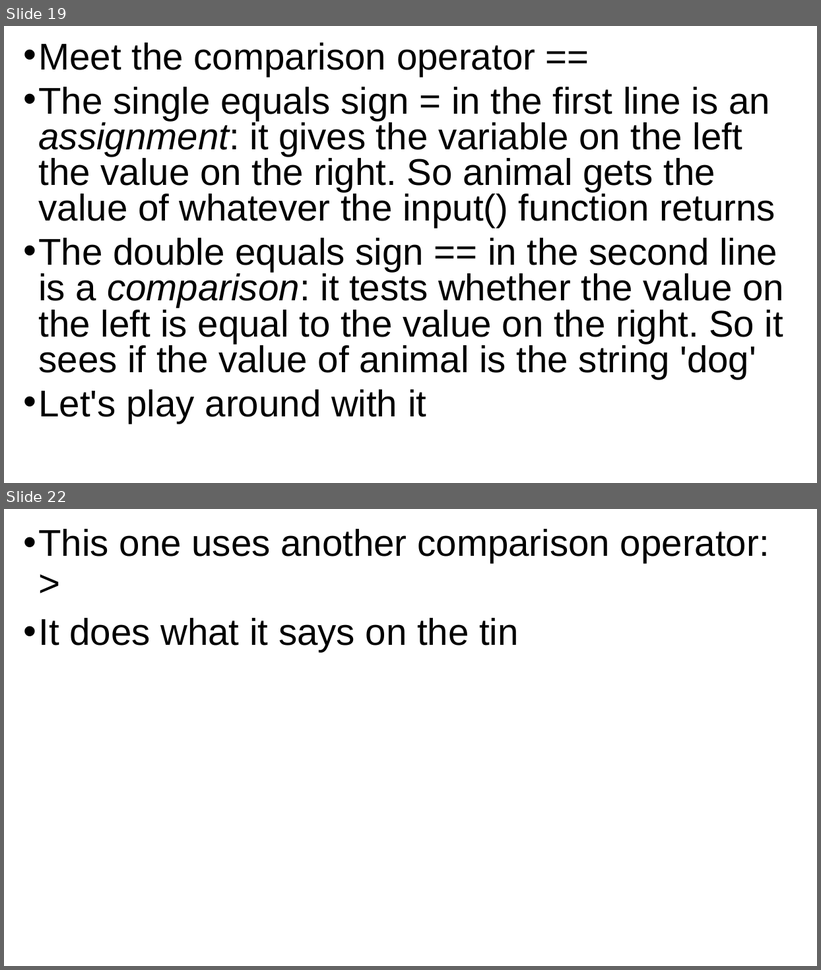
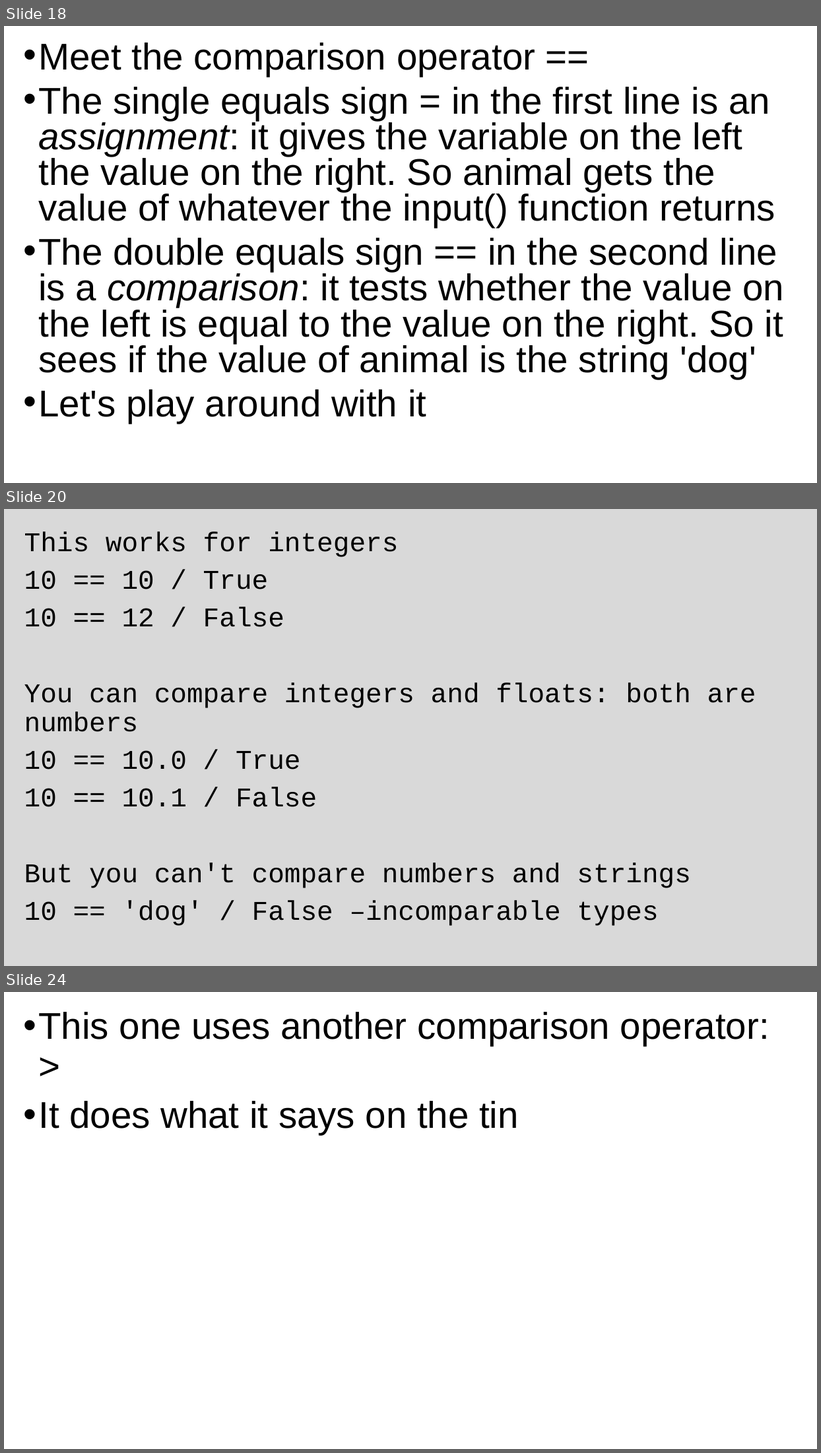
Before and after one commit to grimmelm/ctech404, a slide deck: ctech401/module_4/CTECH401 Module 4 - Control Flow.pptx. Shown one above the other, each under a label of ours: slides 19 and 22 before the commit, slides 18, 20 and 24 after it; the slides between them are not shown. The pictures are 821x970 and 821x1453 pixels, drawn with LibreOffice and Linux fonts; fonts in the diff are those of the drawing. Boxes give left, top, right and bottom in pixels: in the first picture for what was removed or moved away, otherwise in the second. Text is boxed around its words. In the diff, an @@ line names an element or a change of style, - is before the commit and + after.

```diff
--- a/ctech401/module_4/CTECH401 Module 4 - Control Flow.pptx
+++ b/ctech401/module_4/CTECH401 Module 4 - Control Flow.pptx
@@ slide 20 added at box(4, 509, 817, 966), background #D9D9D9 @@
@@ text added at box(24, 531, 756, 926), 32 pt, text #000000 @@
+This works for integers
+10 == 10 / True
+10 == 12 / False
+You can compare integers and floats: both are numbers
+10 == 10.0 / True
+10 == 10.1 / False
+But you can't compare numbers and strings
+10 == 'dog' / False –incomparable types
@@ what was slide 19 is now slide 18 @@
@@ what was slide 22 is now slide 24 @@
```
Also in this commit, not shown: 8 slides changed, 6 other slides added, 1 slide removed.
